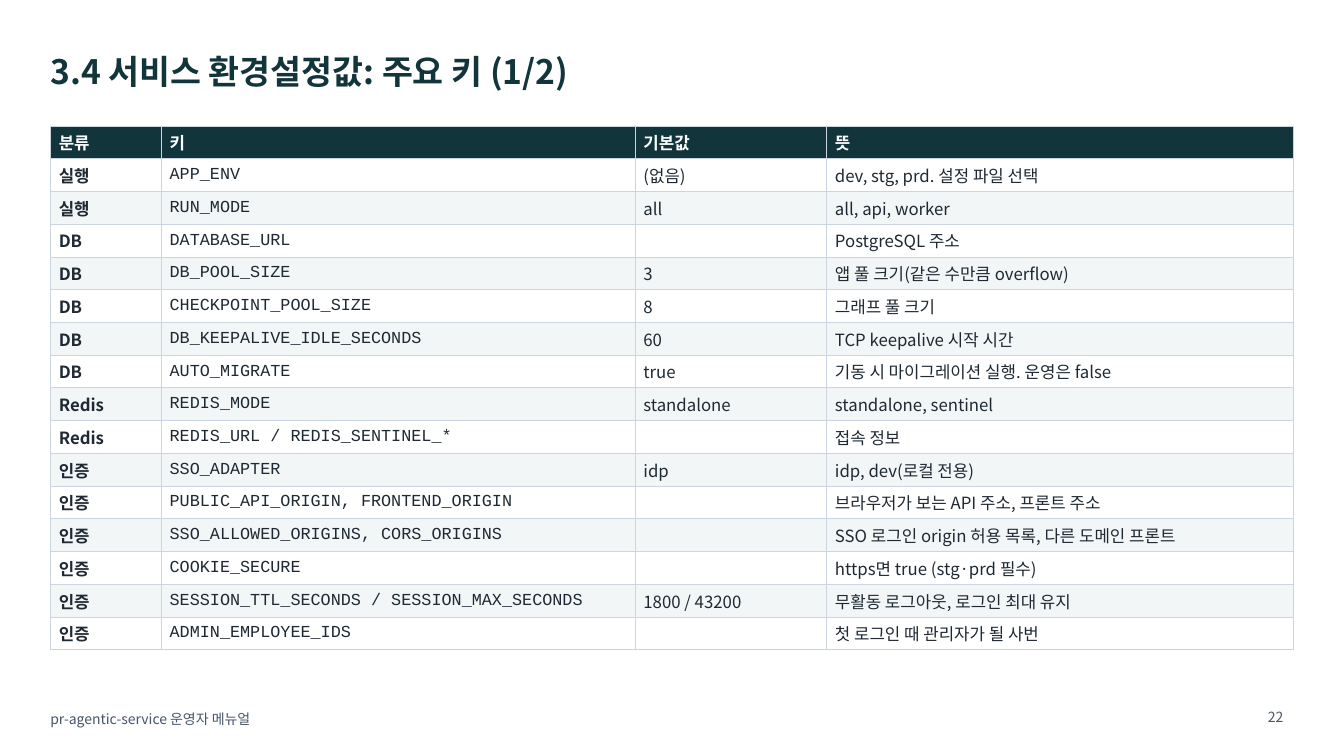
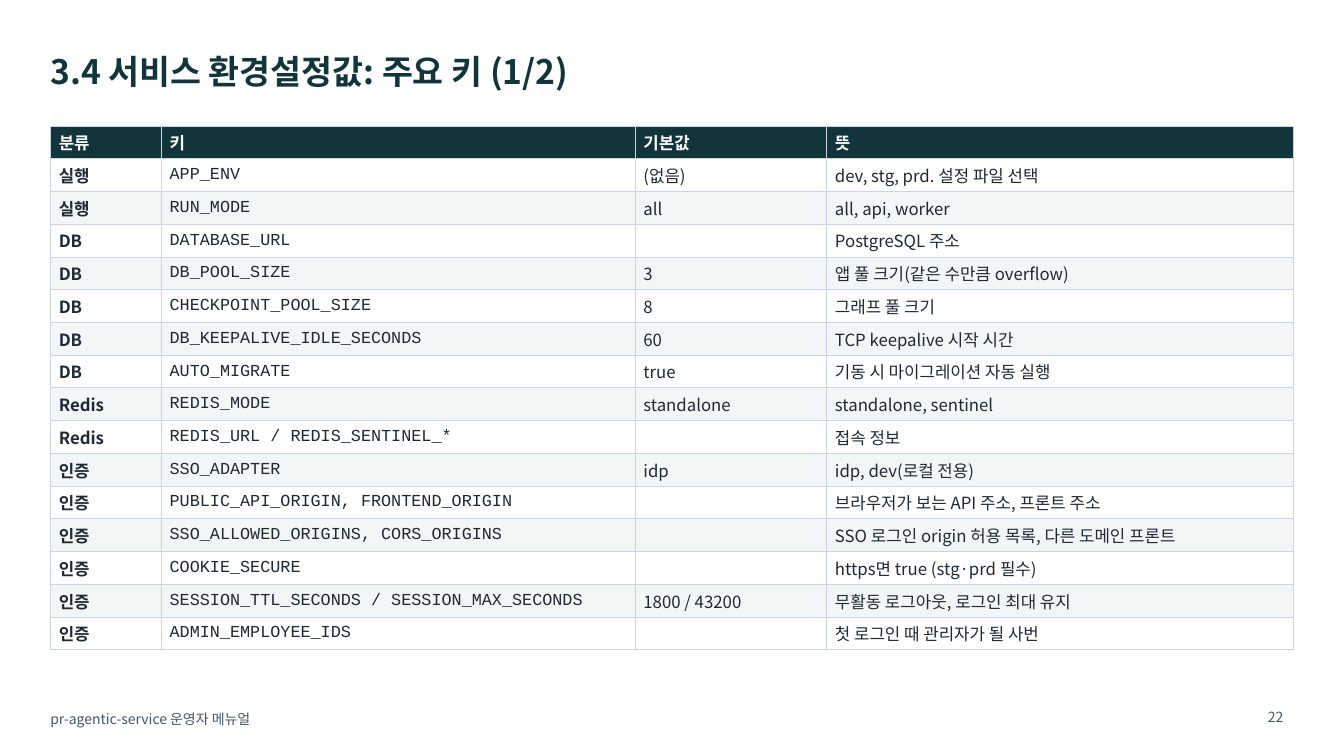
Before and after one commit to KimHwaJin/pr-agentic-service, a slide deck: slide 22 of docs/deliverables/08-operator-manual.pptx. Drawn at 1344x756 pixels with LibreOffice and Linux fonts; fonts in the diff are those of the drawing. Boxes give left, top, right and bottom in pixels: in the first picture for what was removed or moved away, otherwise in the second. Text is boxed around its words. In the diff, an @@ line names an element or a change of style, - is before the commit and + after.

```diff
--- a/docs/deliverables/08-operator-manual.pptx
+++ b/docs/deliverables/08-operator-manual.pptx
@@ table at [50,126,1294,646] @@
-row 8, column 4: 기동 시 마이그레이션 실행. 운영은 false
+row 8, column 4: 기동 시 마이그레이션 자동 실행
```
Also in this commit, not shown: 7 other slides changed, 1 slide added, 12 other files.
